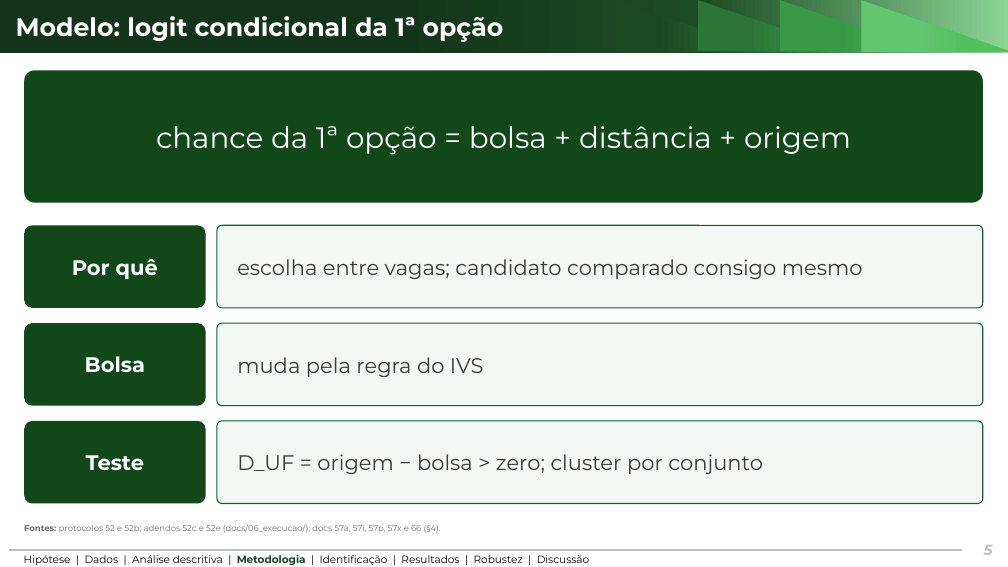
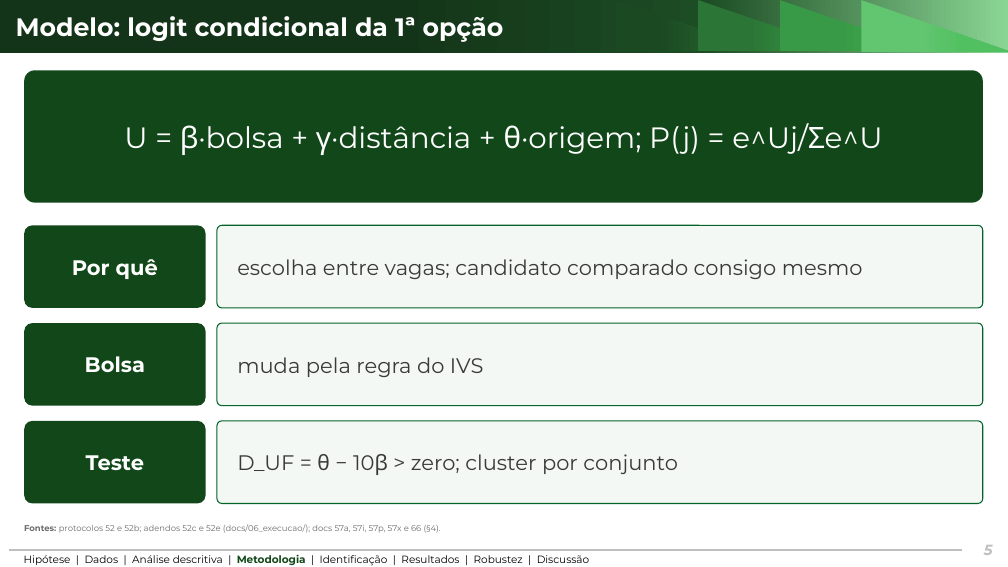
Before and after one commit to ka1victor/impact-eval-health-econ-pmme, a slide deck: slide 5 of output/apresentacao_banca2/deck_banca2_curto.pptx. Drawn at 1008x567 pixels with LibreOffice and Linux fonts; fonts in the diff are those of the drawing; background and template pictures are left out. Boxes give left, top, right and bottom in pixels: in the first picture for what was removed or moved away, otherwise in the second. Text is boxed around its words. In the diff, an @@ line names an element or a change of style, - is before the commit and + after.

```diff
--- a/output/apresentacao_banca2/deck_banca2_curto.pptx
+++ b/output/apresentacao_banca2/deck_banca2_curto.pptx
@@ text in rounded rectangle at (124, 123, 883, 155): text changed @@
-chance da 1ª opção = bolsa + distância + origem
+U = β·bolsa + γ·distância + θ·origem; P(j) = e^Uj/Σe^U
@@ text in rounded rectangle at (237, 454, 678, 474): text changed @@
-D_UF = origem − bolsa > zero; cluster por conjunto
+D_UF = θ − 10β > zero; cluster por conjunto
```
Also in this commit, not shown: 6 other files.
